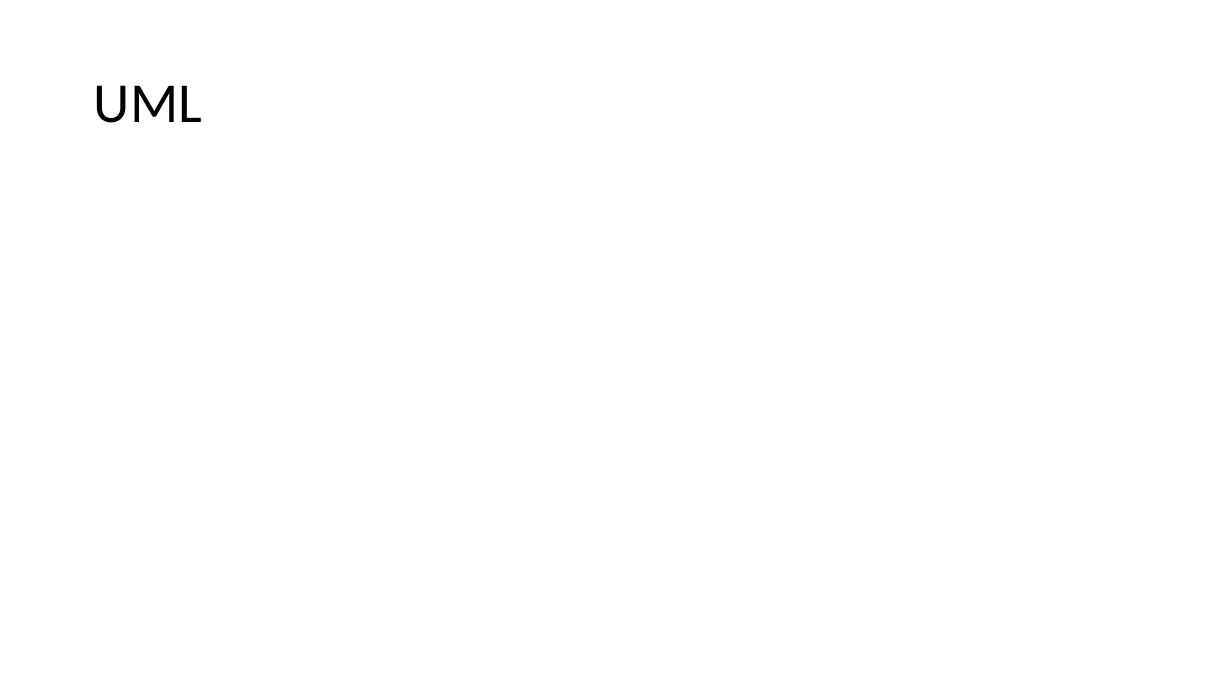
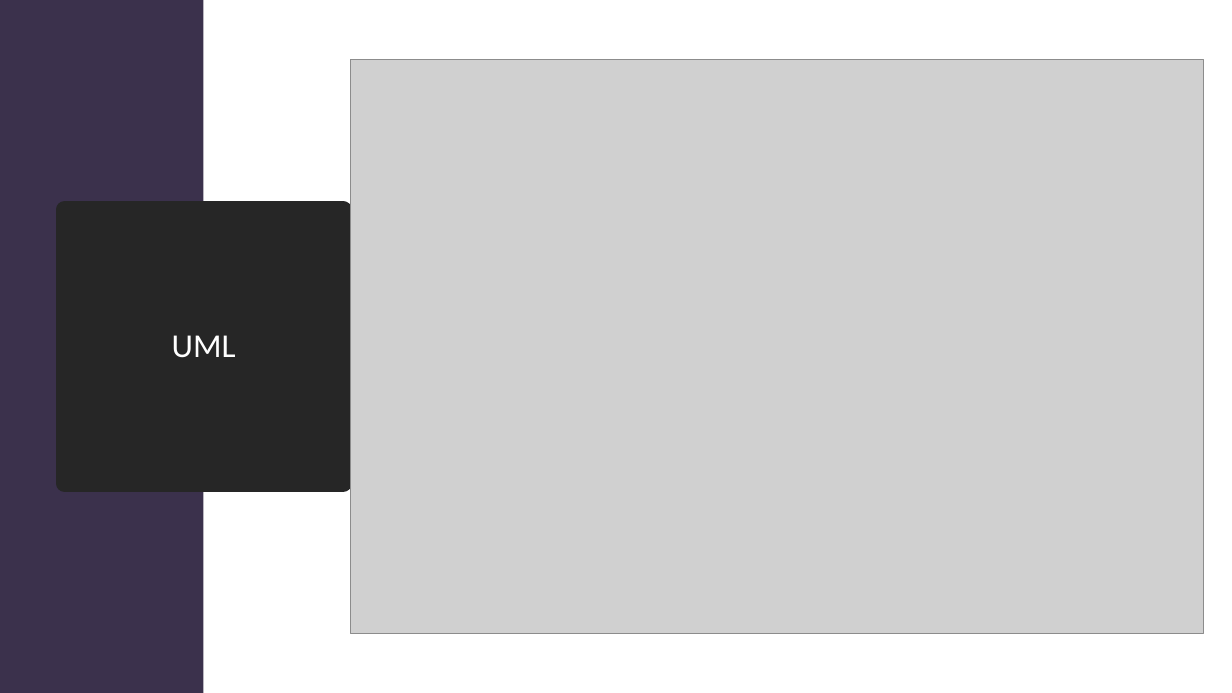
Before and after one commit to Ridwan-Kawsar/Practical_Project-Back_End-, a slide deck: slide 6 of PracticalProject/Documentation/PP Presentation.pptx. Drawn at 1232x693 pixels with LibreOffice and Linux fonts; fonts in the diff are those of the drawing; grey boxes stand for pictures. Boxes give left, top, right and bottom in pixels: in the first picture for what was removed or moved away, otherwise in the second. Text is boxed around its words. In the diff, an @@ line names an element or a change of style, - is before the commit and + after.

```diff
--- a/PracticalProject/Documentation/PP Presentation.pptx
+++ b/PracticalProject/Documentation/PP Presentation.pptx
@@ rectangle added at [0, 0, 203, 693], fill #3B314C @@
@@ picture added at [350, 60, 1203, 634] @@
@@ title "UML": place and size @@
-title "UML" at [94, 85, 202, 123]
+title "UML" at [65, 210, 343, 483]
@@ title "UML" at [65, 210, 343, 483]: size 44 to 26 pt, text colour #000000 to #FFFFFF; alignment left to centre; fill none to #262626; outline none to #262626 13.75 pt @@
```
Also in this commit, not shown: 1 other file.
